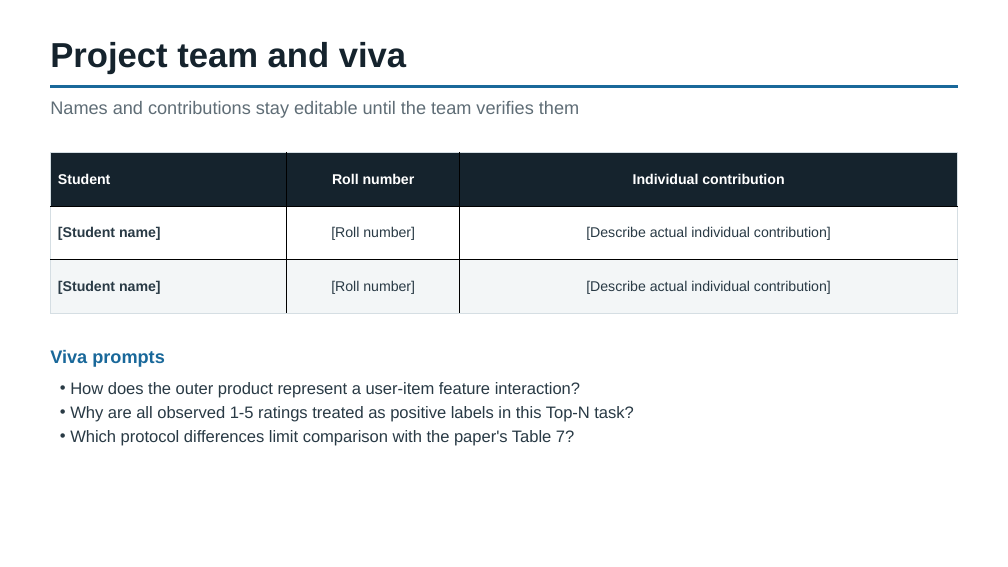
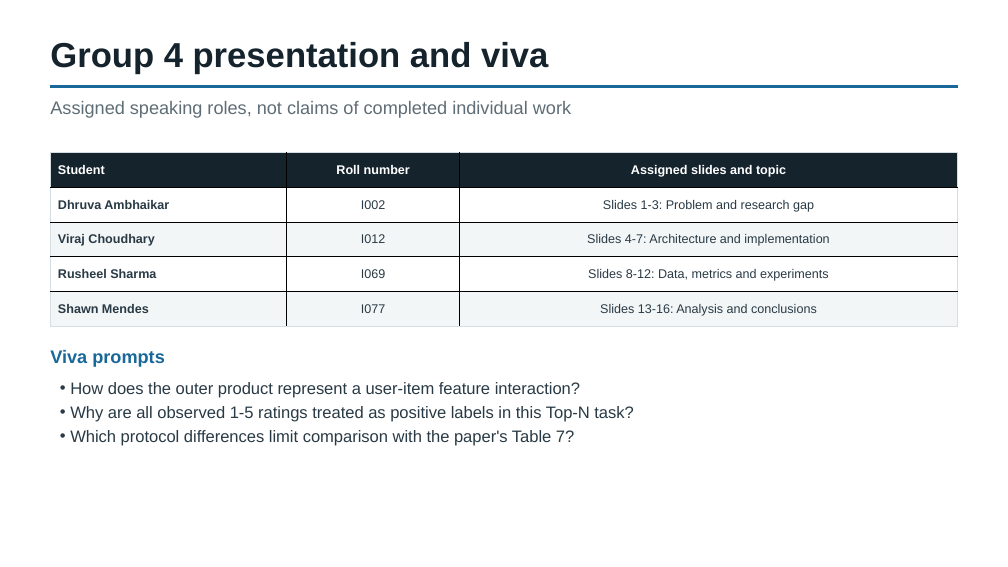
Before and after one commit to virajchoudhary/RS-CoupledCF-MiniProject, a slide deck: slide 16 of deliverables/CoupledCF_presentation.pptx. Drawn at 1008x567 pixels with LibreOffice and Linux fonts; fonts in the diff are those of the drawing. Boxes give left, top, right and bottom in pixels: in the first picture for what was removed or moved away, otherwise in the second. Text is boxed around its words. In the diff, an @@ line names an element or a change of style, - is before the commit and + after.

Commit message:
Verify Group 4 preview and harden final submission gates

```diff
--- a/deliverables/CoupledCF_presentation.pptx
+++ b/deliverables/CoupledCF_presentation.pptx
@@ text at (50,42,548,74): text changed @@
-Project team and viva
+Group 4 presentation and viva
@@ text at (50,101,571,118): text changed @@
-Names and contributions stay editable until the team verifies them
+Assigned speaking roles, not claims of completed individual work
@@ table at (51,153,957,326) @@
-row 1: Student | Roll number | Individual contribution
-row 2: [Student name] | [Roll number] | [Describe actual individual contribution]
-row 3: [Student name] | [Roll number] | [Describe actual individual contribution]
+row 1: Student | Roll number | Assigned slides and topic
+row 2: Dhruva Ambhaikar | I002 | Slides 1-3: Problem and research gap
+row 3: Viraj Choudhary | I012 | Slides 4-7: Architecture and implementation
+row 4: Rusheel Sharma | I069 | Slides 8-12: Data, metrics and experiments
+row 5: Shawn Mendes | I077 | Slides 13-16: Analysis and conclusions
```
Also in this commit, not shown: 2 other slides changed, 27 other files.
